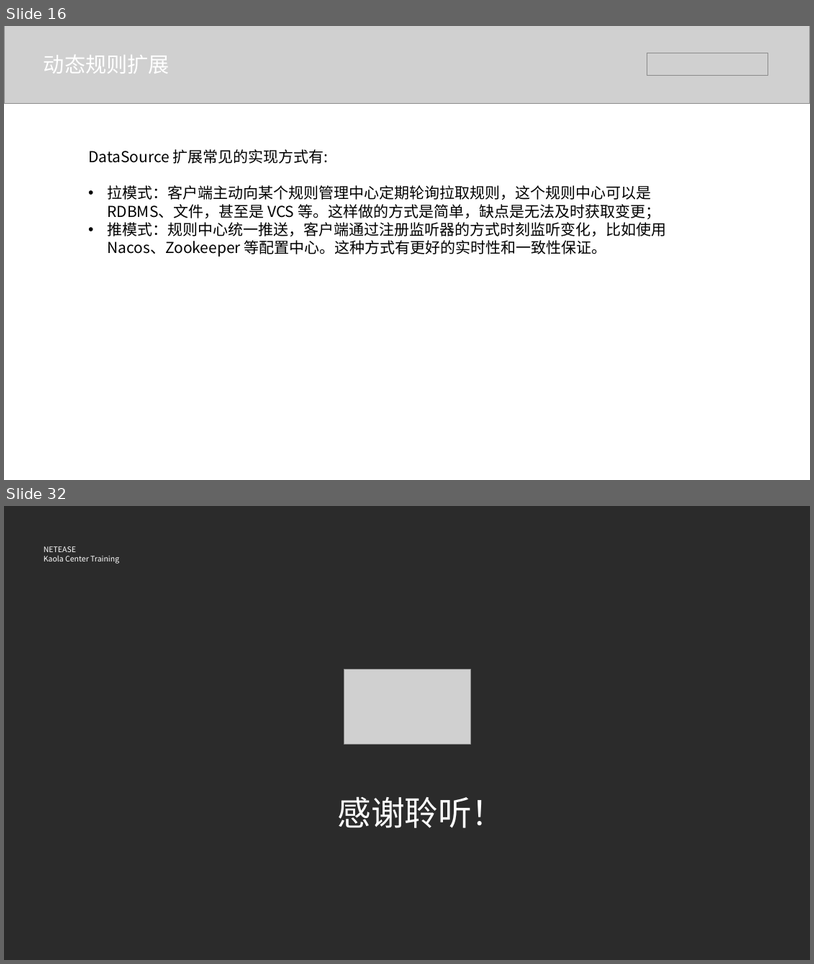
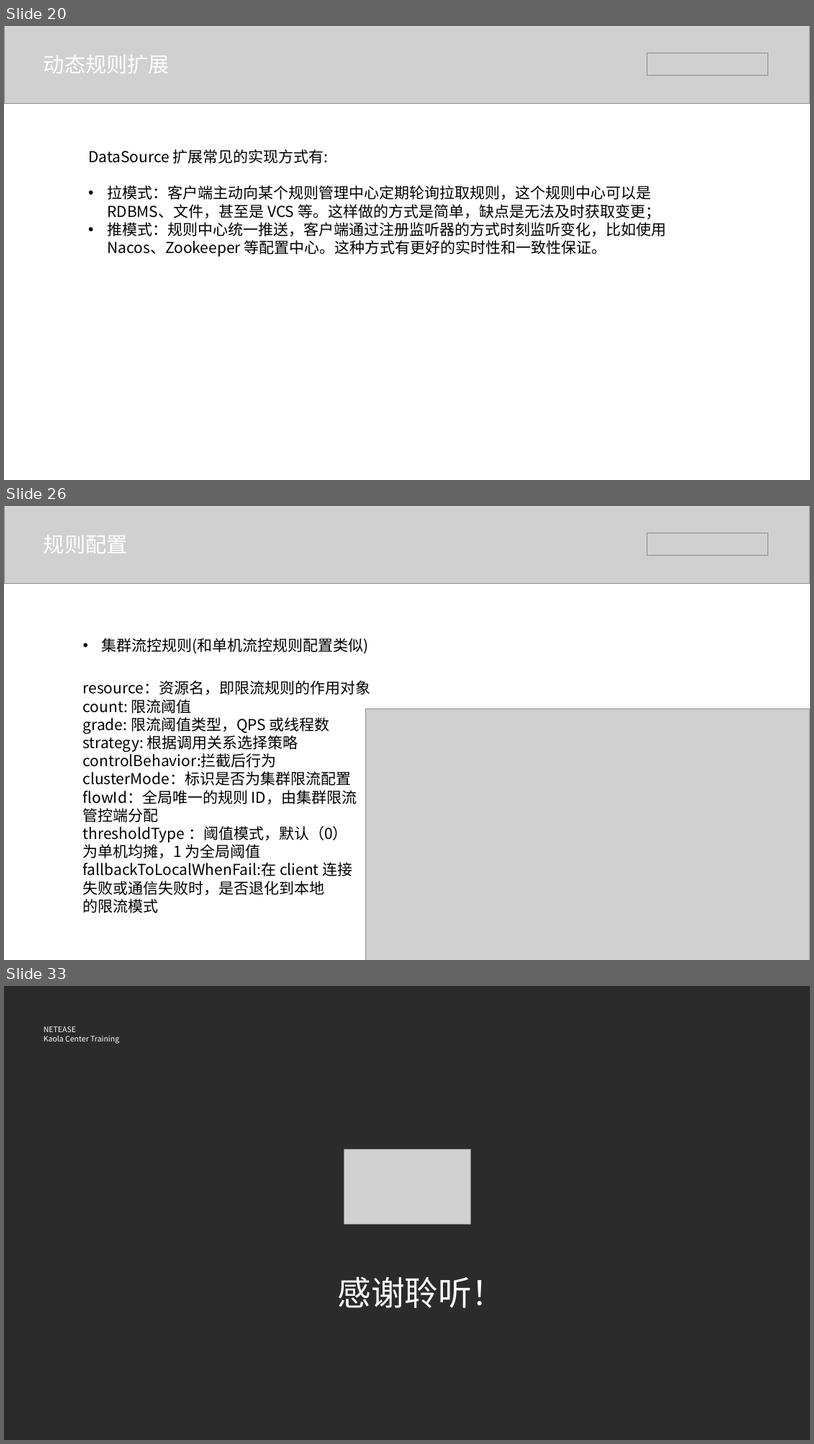
Before and after one commit to BraveMing/transfer-station, a slide deck: Sentinel基本原理.pptx. Shown one above the other, each under a label of ours: slides 16 and 32 before the commit, slides 20, 26 and 33 after it; the slides between them are not shown. The pictures are 814x964 and 814x1444 pixels, drawn with LibreOffice and Linux fonts; fonts in the diff are those of the drawing; grey boxes stand for pictures; background and template pictures are left out; a plain dark background stands for a picture behind light text. Boxes give left, top, right and bottom in pixels: in the first picture for what was removed or moved away, otherwise in the second. Text is boxed around its words. In the diff, an @@ line names an element or a change of style, - is before the commit and + after.

```diff
--- a/Sentinel基本原理.pptx
+++ b/Sentinel基本原理.pptx
@@ slide 26 added at [4,506,810,960], background #FFFFFF @@
@@ picture added at [4,506,810,584] @@
@@ text added at [44,535,128,554], 25 pt, text #FFFFFF @@
+规则配置
@@ picture added at [647,533,769,556] @@
@@ text added at [102,638,369,654], 18 pt, text #000000 @@
+• 集群流控规则(和单机流控规则配置类似)
@@ text added at [83,680,371,913], 18 pt, text #000000 @@
+resource：资源名，即限流规则的作用对象
+count: 限流阈值
+grade: 限流阈值类型，QPS 或线程数
+strategy: 根据调用关系选择策略
+controlBehavior:拦截后行为
+clusterMode：标识是否为集群限流配置
+flowId：全局唯一的规则 ID，由集群限流
+管控端分配
+thresholdType ：阈值模式，默认（0）
+为单机均摊，1 为全局阈值
+fallbackToLocalWhenFail:在 client 连接
+失败或通信失败时，是否退化到本地
+的限流模式
@@ picture added at [366,708,810,960] @@
@@ what was slide 16 is now slide 20 @@
@@ what was slide 32 is now slide 33 @@
```
Also in this commit, not shown: 5 slides changed, 13 other slides added, 13 slides removed, 1 other file.
